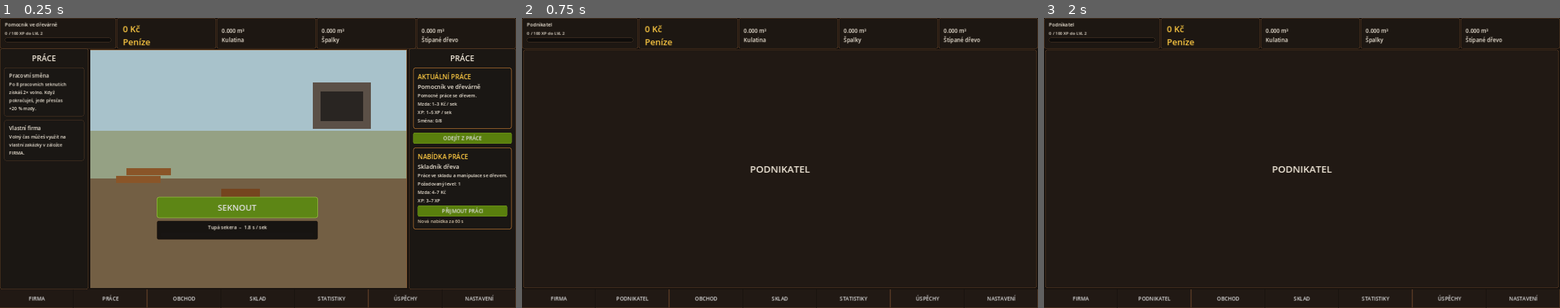
Above: before the commit, frames 1-3 (left to right).
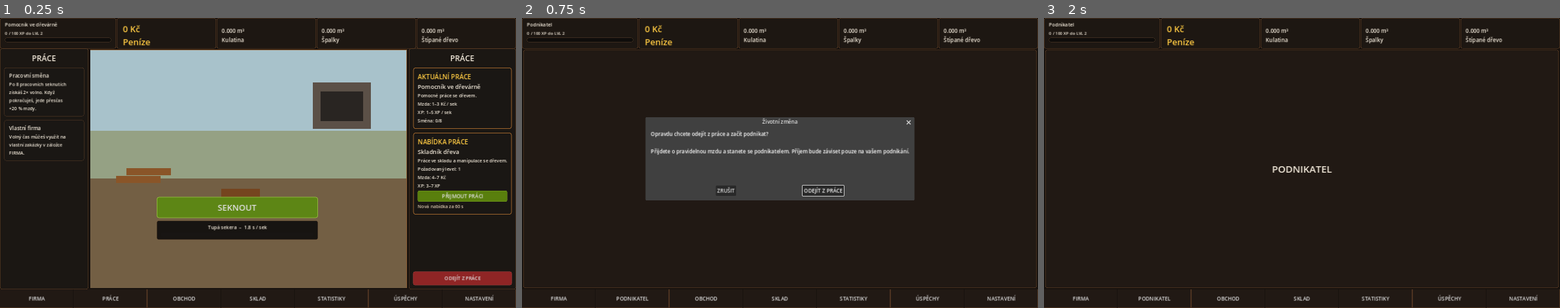
Above: after the commit, the same moments.

Repository: welewan-code/Lumberjack-John
Game: Godot game, scene res://Main.tscn
Two runs of this game, one before a commit and one after it. Both use one fixed random seed, a clock stepped at 60 frames per second and the inputs below.
Inputs (mouse positions are in pixels of both pictures, inside the frame that each line leads up to):
- Up to frame 1 (0.25 s): no input
- Up to frame 2 (0.75 s): click "ODEJÍT Z PRÁCE" at 0.5 s
- Up to frame 3 (2 s): click (1250, 192) at 1.25 s, where only the run after the commit has a clickable "ZRUŠIT"

The runs differ from the first frame. In frame 1, 3.9% of the frame differs, in the area x 80-100%, y 39-93%; in frame 2, 15%, in the area x 24-76%, y 34-63%; in frame 3, nothing differs.

Commit message:
Move quit job button to bottom right and add confirmation dialog

Diff:
--- a/main.gd
+++ b/main.gd
@@ -143,11 +143,24 @@
 	var current:=PanelContainer.new(); current.add_theme_stylebox_override("panel",panel_style("#1a1714","#9a632c",7,2)); box.add_child(current)
 	var cm:=MarginContainer.new(); cm.add_theme_constant_override("margin_left",12); cm.add_theme_constant_override("margin_right",12); cm.add_theme_constant_override("margin_top",12); cm.add_theme_constant_override("margin_bottom",12); current.add_child(cm)
 	var cv:=VBoxContainer.new(); cm.add_child(cv); var h:=make_label("AKTUÁLNÍ PRÁCE",20); h.add_theme_color_override("fon …(296 unchanged characters)…
-	var quit:=Button.new(); quit.text="ODEJÍT Z PRÁCE"; quit.custom_minimum_size.y=34; quit.add_theme_stylebox_override("normal",panel_style("#597f0d","#7ca620",4,1)); box.add_child(quit)
 	var offer:=PanelContainer.new(); offer.add_theme_stylebox_override("panel",panel_style("#1a1714","#9a632c",7,2)); box.add_child(offer)
 	var ofm:=MarginContainer.new(); ofm.add_theme_constant_override("margin_left",12); ofm.add_theme_constant_override("margin_right",12); ofm.add_theme_constant_override("margin_top",12); ofm.add_theme_constant_override("margin_bottom",12); offer.add_child(ofm)
 	var ofv:=VBoxContainer.new(); ofm.add_child(ofv); var oh:=make_label("NABÍDKA PRÁCE",20); oh.add_theme_color_override( …(314 unchanged characters)…
 	var accept:=Button.new(); accept.text="PŘIJMOUT PRÁCI"; accept.custom_minimum_size.y=34; accept.add_theme_stylebox_override("normal",panel_style("#597f0d","#7ca620",4,1)); ofv.add_child(accept)
+	var spacer:=Control.new(); spacer.size_flags_vertical=Control.SIZE_EXPAND_FILL; box.add_child(spacer)
+	var quit:=Button.new(); quit.text="ODEJÍT Z PRÁCE"; quit.custom_minimum_size.y=42; quit.add_theme_font_size_override("font_size",15); quit.add_theme_stylebox_override("normal",panel_style("#8f2525","#c94a4a",5,1)); quit.add_theme_stylebox_override("hover",panel_style("#a92e2e","#e35b5b",5,1)); quit.pressed.connect(_show_quit_job_confirmation); box.add_child(quit)
+
+func _show_quit_job_confirmation() -> void:
+	var dialog:=ConfirmationDialog.new()
+	dialog.title="Životní změna"
+	dialog.dialog_text="Opravdu chcete odejít z práce a začít podnikat?\n\nPřijdete o pravidelnou mzdu a stanete se podnikatelem. Příjem bude záviset pouze na vašem podnikání."
+	dialog.ok_button_text="ODEJÍT Z PRÁCE"
+	dialog.cancel_button_text="ZRUŠIT"
+	dialog.min_size=Vector2i(520,220)
+	add_child(dialog)
+	dialog.canceled.connect(dialog.queue_free)
+	dialog.confirmed.connect(dialog.queue_free)
+	dialog.popup_centered()
 
 func build_bottom(parent: VBoxContainer) -> void:
 	var bar:=HBoxContainer.new(); bar.custom_minimum_size.y=58; bar.add_theme_constant_override("separation",1); parent.add_child(bar)
